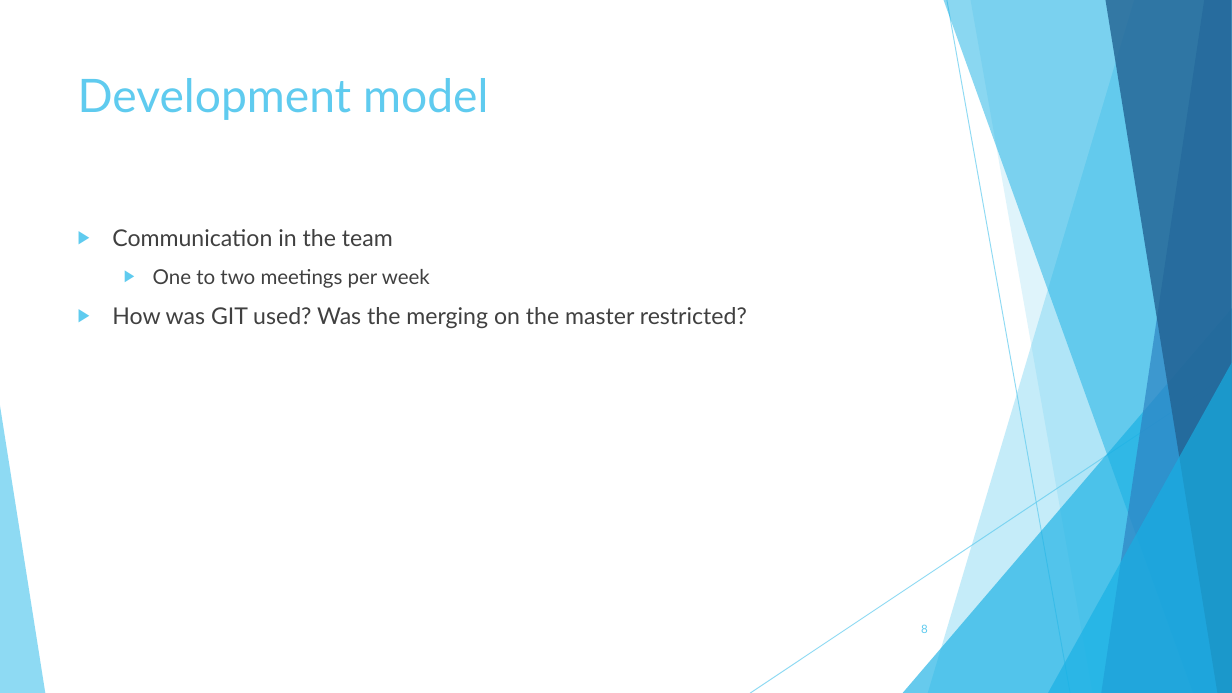
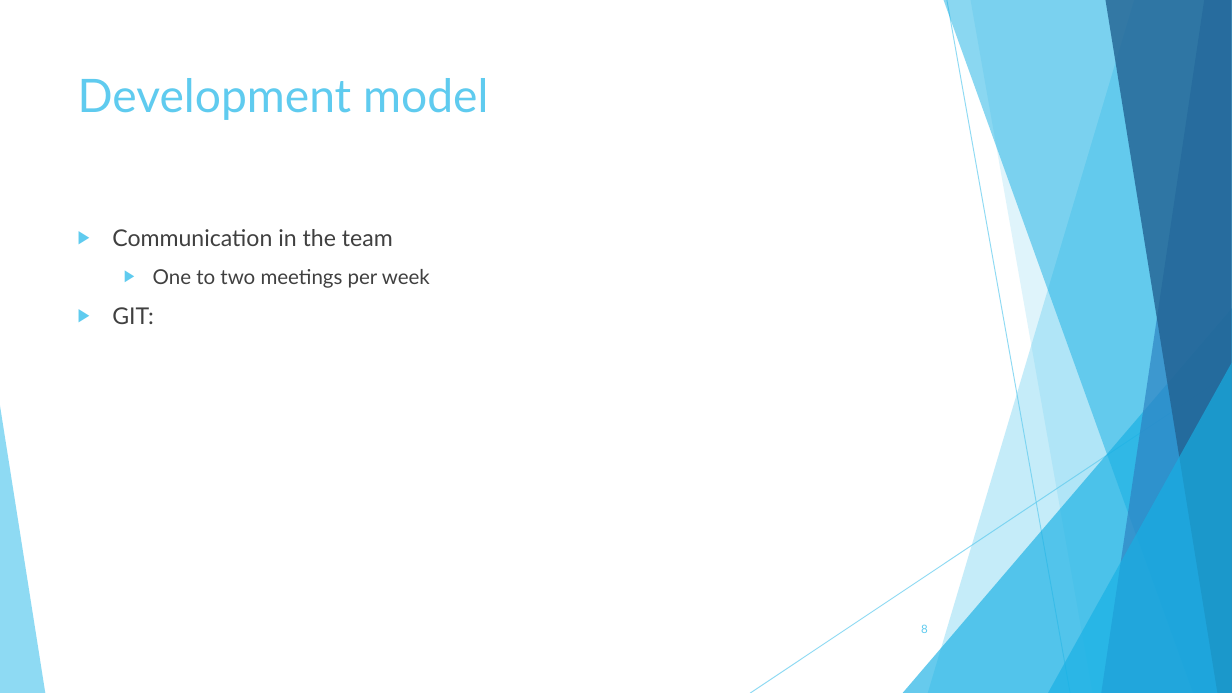
Before and after one commit to TheSlimvReal/PSE---LA-meets-ML, a slide deck: slide 8 of Implementation Sheet/Impl_sheet_presentation.pptx. Drawn at 1232x693 pixels with LibreOffice and Linux fonts; fonts in the diff are those of the drawing. Boxes give left, top, right and bottom in pixels: in the first picture for what was removed or moved away, otherwise in the second. Text is boxed around its words. In the diff, an @@ line names an element or a change of style, - is before the commit and + after.

```diff
--- a/Implementation Sheet/Impl_sheet_presentation.pptx
+++ b/Implementation Sheet/Impl_sheet_presentation.pptx
@@ text at [112, 307, 153, 324]: text changed @@
-▶ How was GIT used? Was the merging on the master restricted?
+▶ GIT:
```
Also in this commit, not shown: 4 other slides changed.
